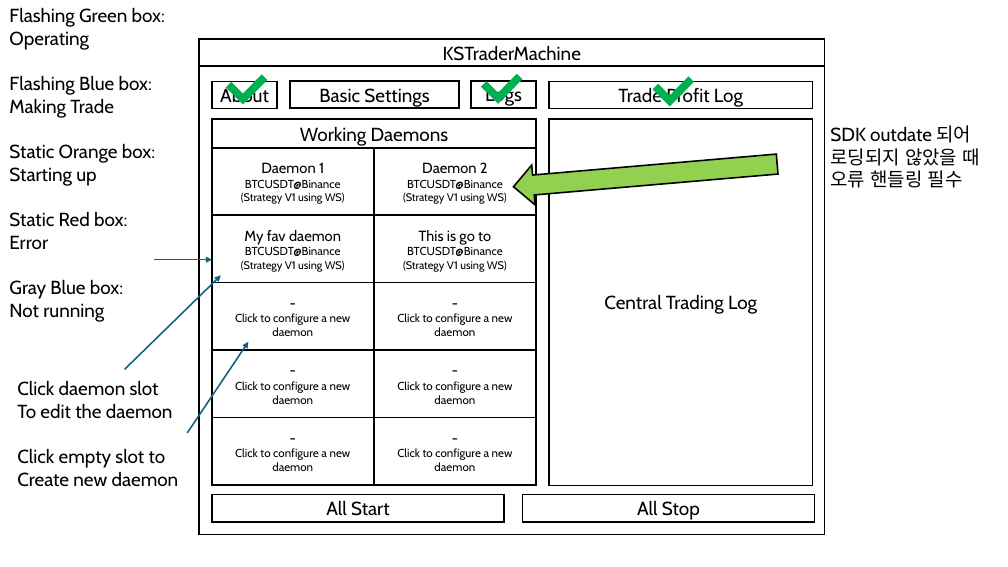
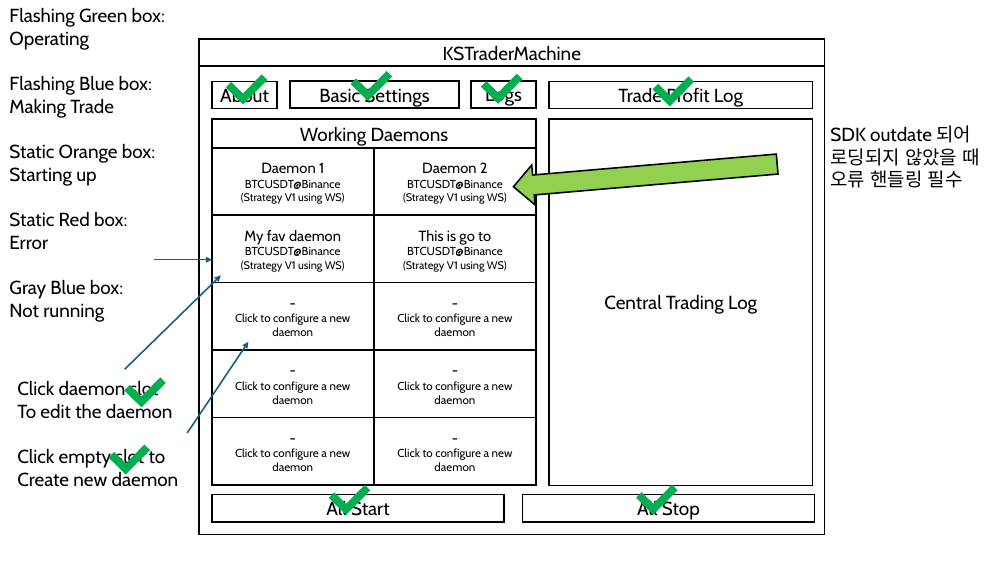
Before and after one commit to 410-dev/KSTraderMachine, a slide deck: slide 10 of uidesign.pptx. Drawn at 1008x567 pixels with LibreOffice and Linux fonts; fonts in the diff are those of the drawing. Boxes give left, top, right and bottom in pixels: in the first picture for what was removed or moved away, otherwise in the second. Text is boxed around its words. In the diff, an @@ line names an element or a change of style, - is before the commit and + after.

```diff
--- a/uidesign.pptx
+++ b/uidesign.pptx
@@ rectangle added at bbox=[351, 78, 368, 96], fill #00B050 @@
@@ rectangle added at bbox=[362, 71, 392, 101], fill #00B050 @@
@@ rectangle added at bbox=[125, 385, 142, 402], fill #00B050 @@
@@ rectangle added at bbox=[136, 377, 165, 407], fill #00B050 @@
@@ rectangle added at bbox=[120, 445, 150, 475], fill #00B050 @@
@@ rectangle added at bbox=[109, 452, 126, 469], fill #00B050 @@
@@ rectangle added at bbox=[329, 493, 346, 510], fill #00B050 @@
@@ rectangle added at bbox=[340, 485, 370, 515], fill #00B050 @@
@@ rectangle added at bbox=[636, 492, 654, 509], fill #00B050 @@
@@ rectangle added at bbox=[648, 485, 677, 515], fill #00B050 @@
```
Also in this commit, not shown: 2 other slides changed.
